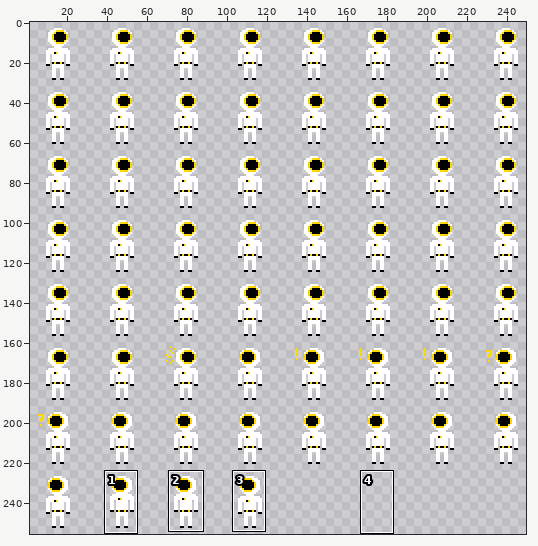
Sprite sheet: assets/Astr1konaut/Idle.png. The first picture is a wide view before the edit; the outline marks the close-up.
Close-up. First the earlier version:
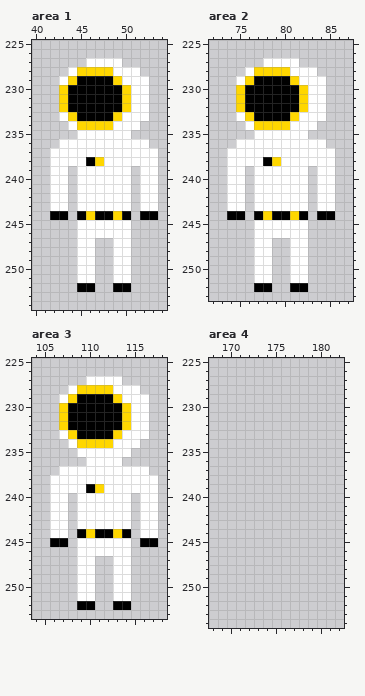
The file is 256x256 pixels. Shown: area 1: x 40..54, y 225..254; area 2: x 72..87, y 225..253; area 3: x 104..118, y 225..253; area 4: x 168..182, y 225..254. The wide view leaves out empty margins. The commit also changed other parts of the picture, which this record leaves out.
After the commit:
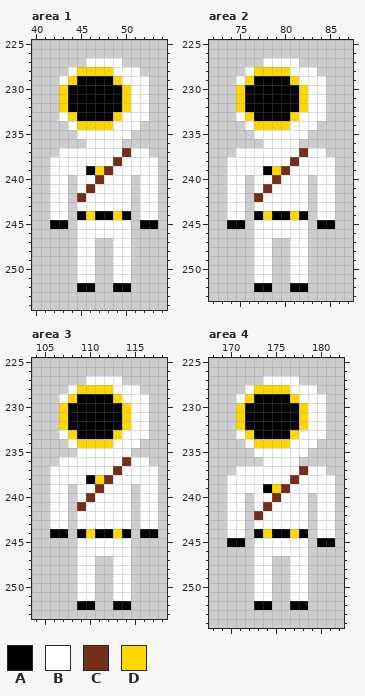
Palette (. is transparent): A #000000  B #ffffff  C #752e1a  D #ffd700
Diff:
Changed rows in their new state; - is an unchanged pixel.
Area 1:
first column x 42:
236 -...----...-
237 .-------C--.
238 ----BB-C----
239 --B-ADC--B--
240 -----C------
241 ----C-------
242 ---C--------
244 BB--------BB
245 AA--------AA
Area 2:
first column x 74:
236 -...----...-
237 .-------C--.
238 ----BB-C----
239 --B-ADC--B--
240 -----C------
241 ----C-------
242 ---C--------
244 BB--------BB
245 AA--------AA
Area 3:
first column x 106:
236 -BBB----CBB-
237 B------C---B
238 ----ADC-----
239 --.-BC---.--
240 ----C-------
241 ---C--------
244 AA--------AA
245 ..--------..
Area 4:
first column x 170:
227 ----BBBB----
228 --BDDDDBBB--
229 -BDAAAADBBB-
230 -DAAAAAADBB-
231 -DAAAAAADBB-
232 -DAAAAAADBB-
233 -BDAAAADBBB-
234 --BDDDDBBB--
235 ---BBBBBB---
236 ----BBBB----
237 -BBBBBBBCBB-
238 BBBBBBBCBBBB
239 BBBBADCBBBBB
240 BB-BBCBBB-BB
241 BB-BCBBBB-BB
242 BB-CBBBBB-BB
243 BB-BBBBBB-BB
244 BB-ADAADA-BB
245 AA-BBBBBB-AA
246 ---BBBBBB---
247 ---BB--BB---
248 ---BB--BB---
249 ---BB--BB---
250 ---BB--BB---
251 ---BB--BB---
252 ---AA--AA---
Boxes around the changes in both close-ups, in picture pixels (x1, y1, x2, y2):
changed: (50, 139, 158, 229)
changed: (227, 139, 335, 229)
changed: (50, 457, 158, 547)
added: (227, 376, 335, 610)
